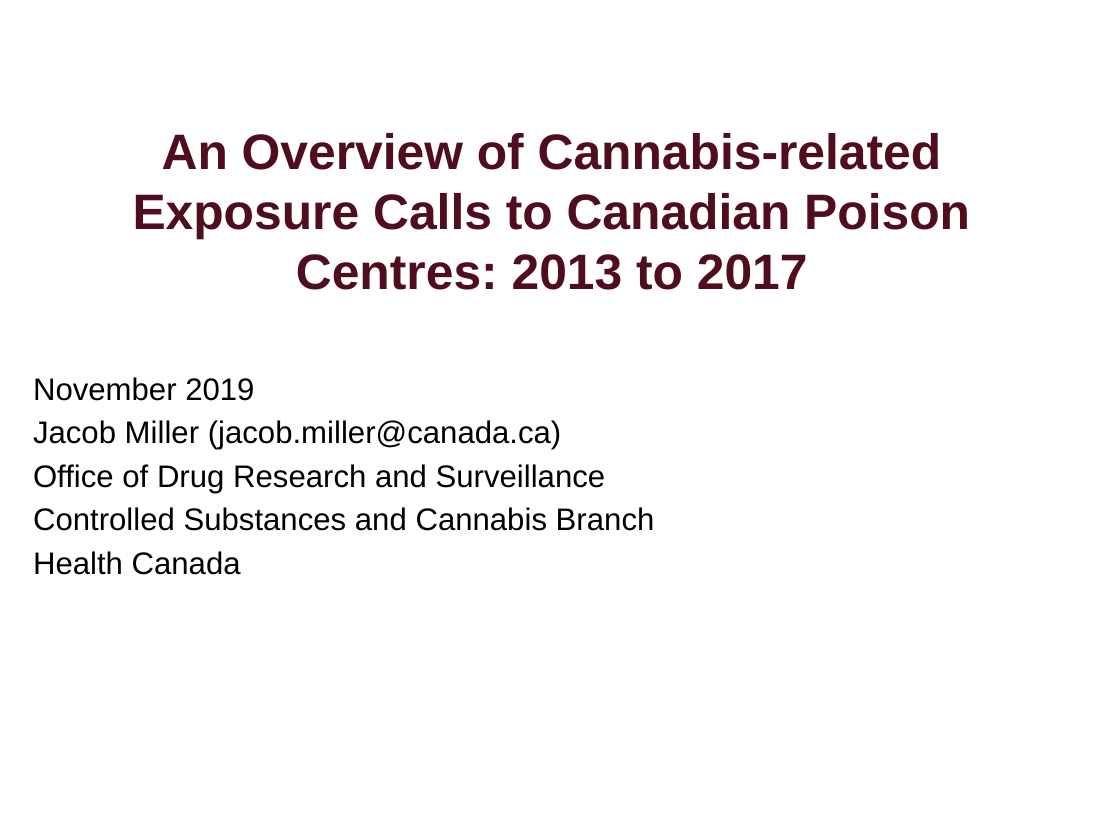
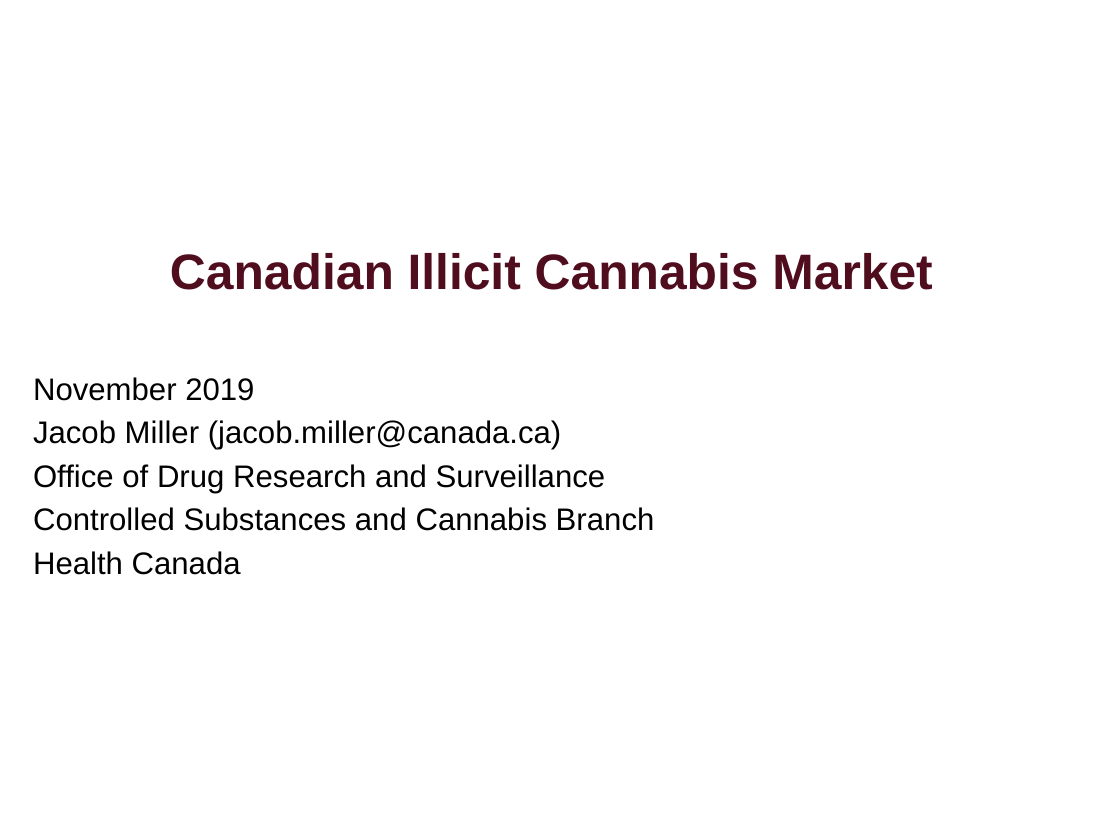
Before and after one commit to MelonFaceDOOM/cannabis_scraping, a slide deck: slide 1 of cannabis scraping.pptx. Drawn at 1120x840 pixels with LibreOffice and Linux fonts; fonts in the diff are those of the drawing; background and template pictures are left out. Boxes give left, top, right and bottom in pixels: in the first picture for what was removed or moved away, otherwise in the second. Text is boxed around its words. In the diff, an @@ line names an element or a change of style, - is before the commit and + after.

```diff
--- a/cannabis scraping.pptx
+++ b/cannabis scraping.pptx
@@ title at [170,253,932,290]: text changed @@
-An Overview of Cannabis-related Exposure Calls to Canadian Poison Centres: 2013 to 2017
+Canadian Illicit Cannabis Market
```
Also in this commit, not shown: 7 slides added, 1 slide removed, 50 other files.
